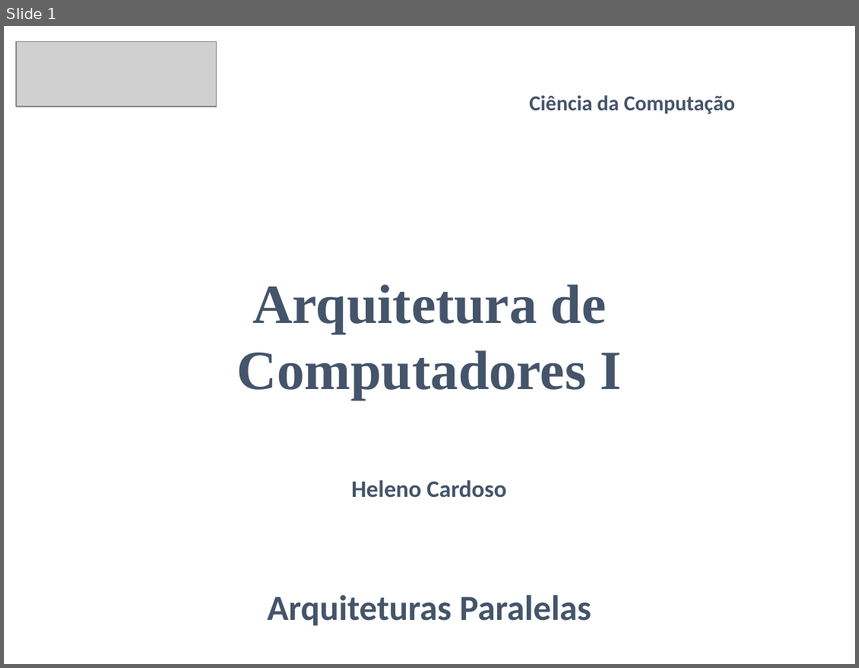
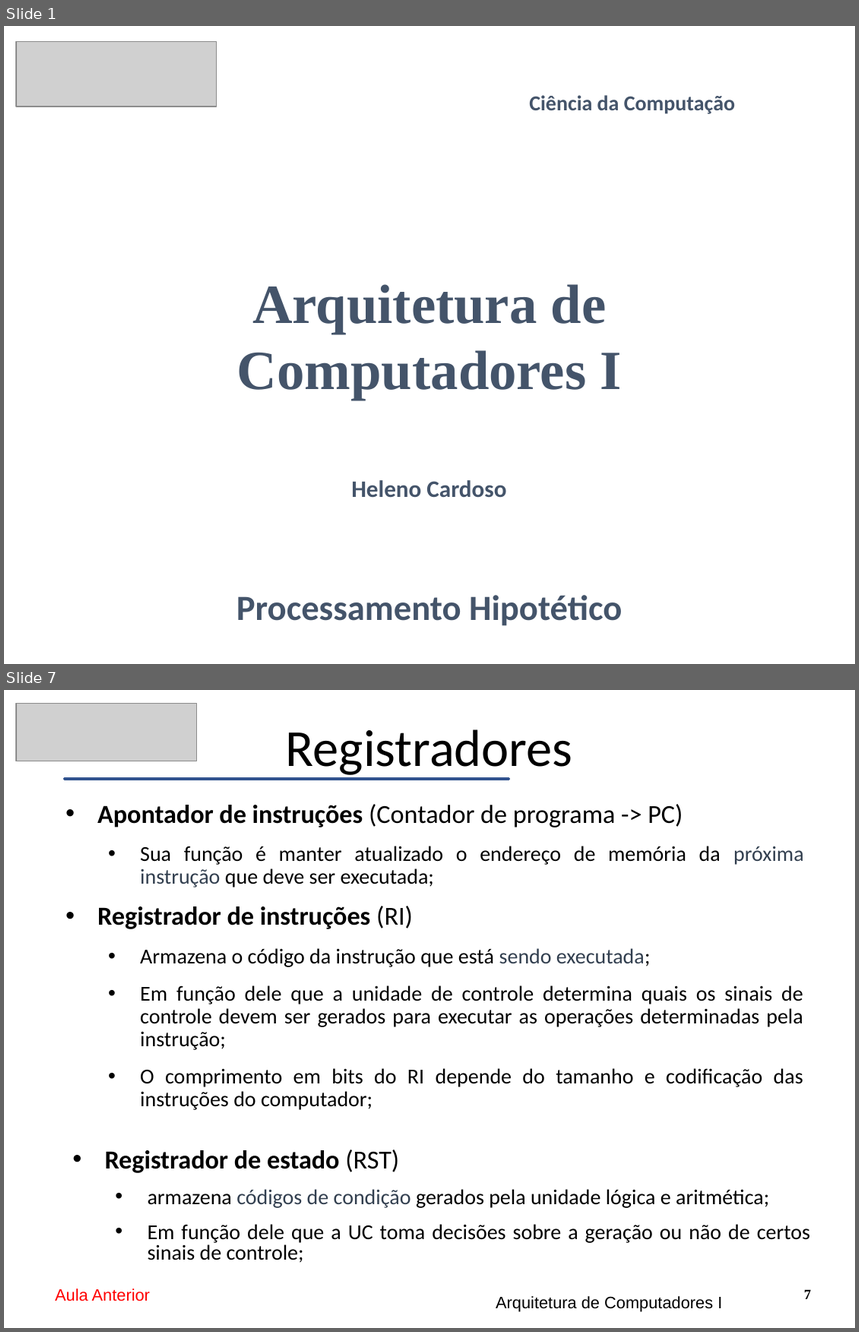
Before and after one commit to CloudEducationBrazil/WydenArquiteturaComputadores, a slide deck: 01 Classes/Aula10 - Arquitetura.pptx. Shown one above the other, each under a label of ours: slide 1 before the commit, slides 1 and 7 after it; the slides between them are not shown. The pictures are 859x668 and 859x1332 pixels, drawn with LibreOffice and Linux fonts; fonts in the diff are those of the drawing; grey boxes stand for pictures. Boxes give left, top, right and bottom in pixels: in the first picture for what was removed or moved away, otherwise in the second. Text is boxed around its words. In the diff, an @@ line names an element or a change of style, - is before the commit and + after.

Commit message:
planejamento das aulas arquit. comp. 23032023

```diff
--- a/01 Classes/Aula10 - Arquitetura.pptx
+++ b/01 Classes/Aula10 - Arquitetura.pptx
@@ slide 7 added at (4,690,855,1328), background #FFFFFF @@
@@ picture added at (16,704,196,761) @@
@@ title added at (286,730,573,779), 44 pt, text #000000 @@
+Registradores
@@ math minus added at (4,777,590,781), fill #4472C4, outline #31538F 2 pt @@
@@ text added at (97,804,804,1110), 18 pt, text #000000 @@
+• Apontador de instruções (Contador de programa -> PC)
+  • Sua função é manter atualizado o endereço de memória da próxima instrução que deve ser executada;
+• Registrador de instruções (RI)
+  • Armazena o código da instrução que está sendo executada;
+  • Em função dele que a unidade de controle determina quais os sinais de controle devem ser gerados para executar as operações determinadas pela instrução;
+  • O comprimento em bits do RI depende do tamanho e codificação das instruções do computador;
@@ text added at (105,1150,810,1263), 18 pt, text #000000 @@
+• Registrador de estado (RST)
+  • armazena códigos de condição gerados pela unidade lógica e aritmética;
+  • Em função dele que a UC toma decisões sobre a geração ou não de certos sinais de controle;
@@ text added at (55,1289,150,1302), 14 pt, text #FF0000 @@
+Aula Anterior
@@ text added at (496,1296,722,1312), 14 pt, text #000000 @@
+Arquitetura de Computadores I
@@ page number added at (804,1290,811,1300), 12 pt, text #000000, bold @@
+7
@@ slide 1 changed as well @@
@@ text at (237,595,622,626): text changed @@
-Arquiteturas Paralelas
+Processamento Hipotético
```
Also in this commit, not shown: 17 other slides changed, 43 other slides added, 21 slides removed, 12 other files.
